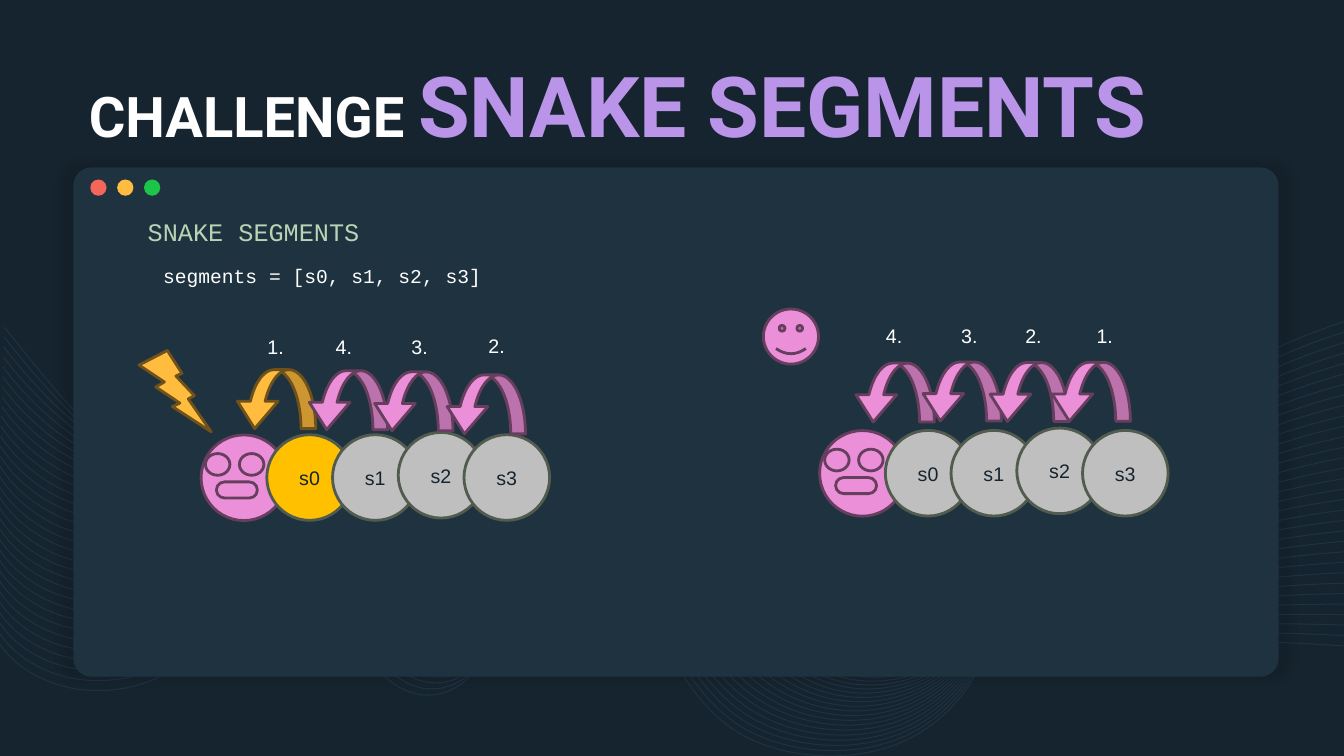
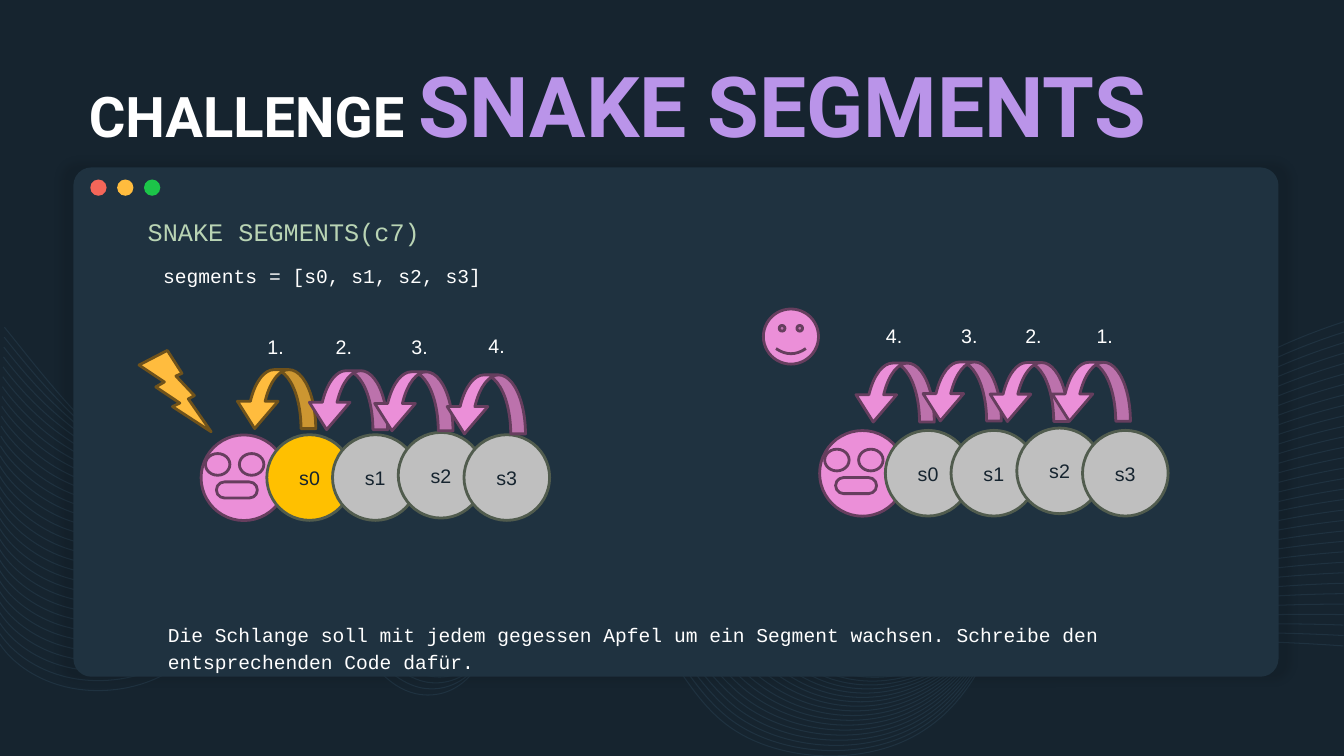
Before and after one commit to derech1e/python-beginner-course, a slide deck: slide 10 of 008/lesson_8.pptx (slide 3 before the commit). Drawn at 1344x756 pixels with LibreOffice and Linux fonts; fonts in the diff are those of the drawing. Boxes give left, top, right and bottom in pixels: in the first picture for what was removed or moved away, otherwise in the second. Text is boxed around its words. In the diff, an @@ line names an element or a change of style, - is before the commit and + after.

```diff
--- a/008/lesson_8.pptx
+++ b/008/lesson_8.pptx
@@ subtitle at (x1=148, y1=223, x2=419, y2=246): text changed @@
-SNAKE SEGMENTS
+SNAKE SEGMENTS(c7)
@@ text "2." moved from (x1=488, y1=339, x2=504, y2=353) to (x1=336, y1=340, x2=352, y2=354) @@
@@ text "4." moved from (x1=336, y1=340, x2=352, y2=354) to (x1=488, y1=339, x2=504, y2=353) @@
@@ text added at (x1=168, y1=628, x2=1097, y2=673), 14 pt, text #FFFFFF @@
+Die Schlange soll mit jedem gegessen Apfel um ein Segment wachsen. Schreibe den entsprechenden Code dafür.
```
Also in this commit, not shown: 3 slides added.
